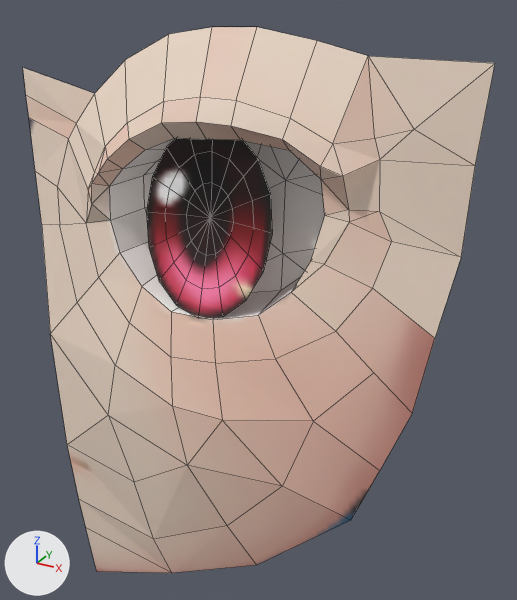
Renders of the Blender file face01/face01.blend from each side of a commit.
Camera for both pictures: a camera (50 mm lens) standing at (1.62, -2.47, 0.51) and looking at (0.19, 0.14, -0.79). The lights are fixed; the arrows at lower left show +X, +Y and +Z. Mesh edges are drawn as thin lines.

Objects in the first picture: 'EyeBall', 'Plane'.
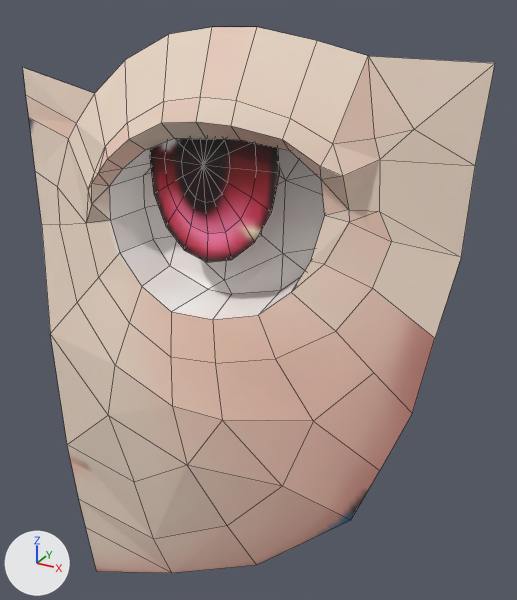
The newer file adds a shape key; the second version is drawn at full value of the shape key 'Eye-Up' of 'EyeBall', and the change is written as the vertex moves it makes.

Pixel boxes [x1, y1, x2, y2] of what changed, in the pictures (517 x 600 px):
```json
{"object": "EyeBall", "change": "reshaped", "before": [146, 138, 273, 318], "after": [150, 138, 280, 262]}
```

The change, as JSON lines over the scene's bpy script:
```json
{"block": "me_circle", "where": "# used by ob_eyeball; location = (0.112, -0.185, -0.364); rotation_euler = (1.437, -0.00191, 0.00133), in degrees (82, -0.1, 0.1); scale = (0.303, 0.393, 0.393)"}
{"op": "remove", "block": "me_circle", "code": "me_circle.from_pydata(...)  # 49 vertices, 48 faces; spans x -1.04..0.96, y -0.98..1.01, z -0.25..-0.02"}
{"op": "add", "block": "me_circle", "code": "me_circle.from_pydata(...)  # 49 vertices, 48 faces; spans x -1.04..0.96, y -0.4..1.6, z -0.17..-0.08"}
{"block": "me_circle", "change": "me_circle part 1: 49 of 49 vertices moved; they spanned x -1.04..0.96, y -0.98..1.01, z -0.25..-0.02 and now span x -1.04..0.96, y -0.4..1.6, z -0.17..-0.08; mean shift (0.0, 0.57, 0.02); largest move (-0.02, -0.98, -0.02) -> (-0.02, -0.4, -0.14)"}
```
